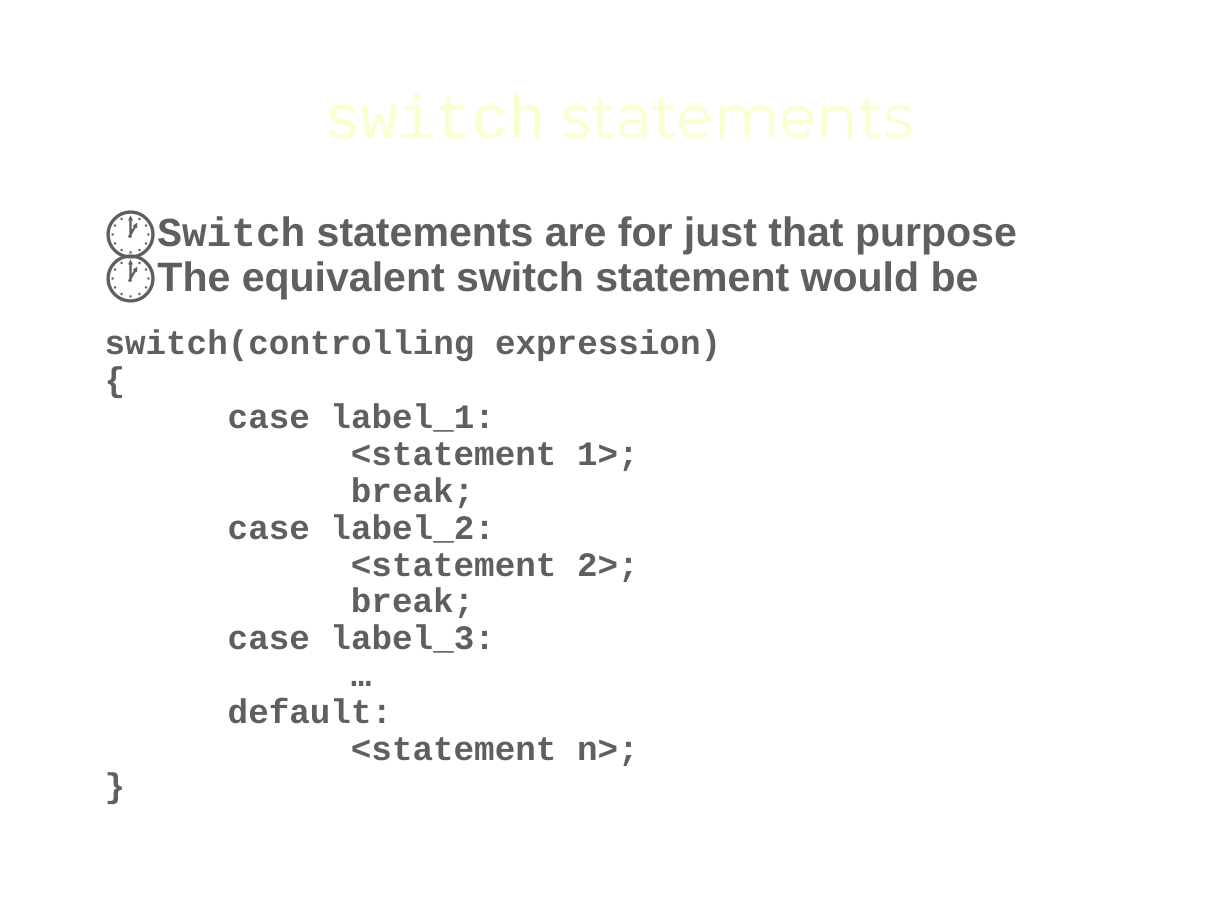
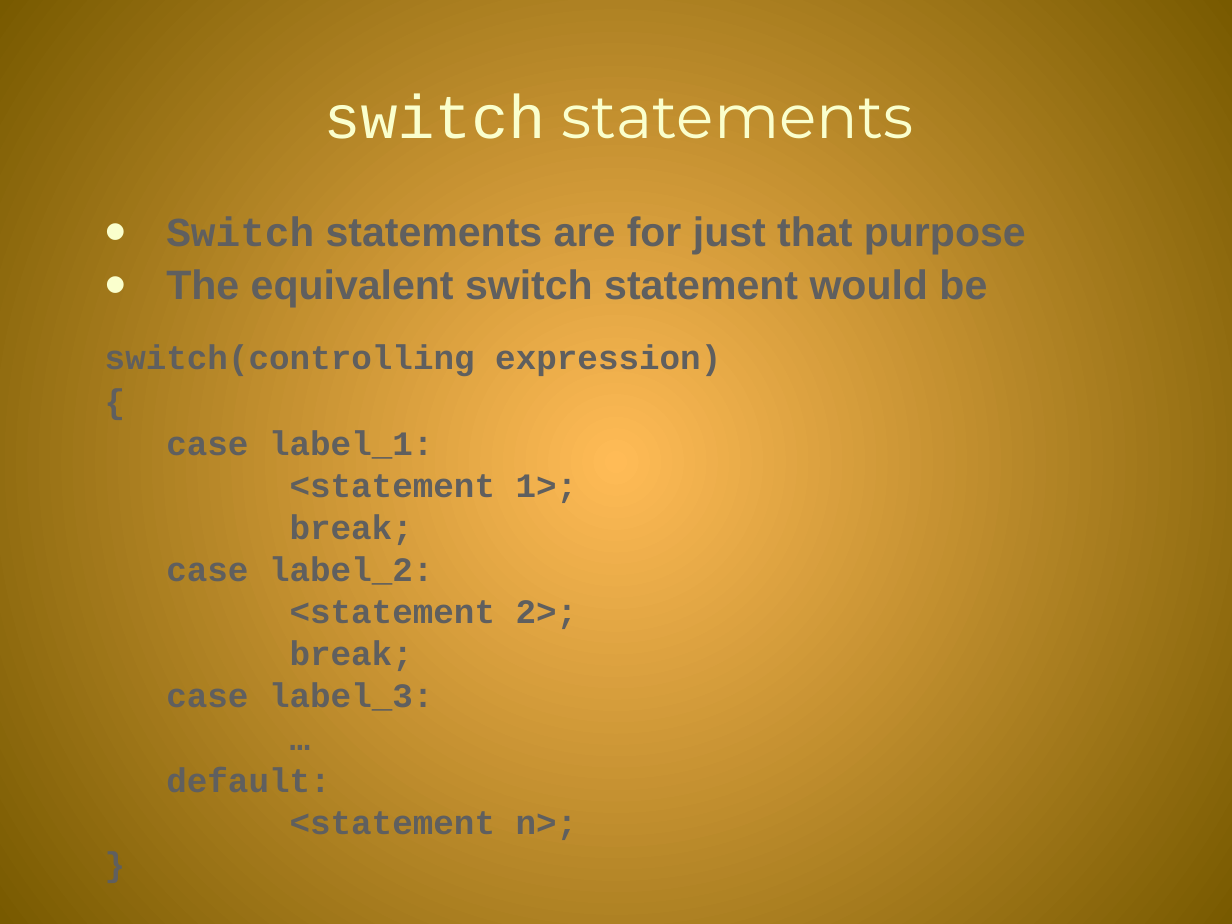
Before and after one commit to mjtrujillo10/Intro_To_C, a slide deck: slide 26 of 00_Lecture_Notes/Packet #3-16 - Control Structures.pptx. Drawn at 1232x924 pixels with LibreOffice and Linux fonts; fonts in the diff are those of the drawing; background and template pictures are left out. Boxes give left, top, right and bottom in pixels: in the first picture for what was removed or moved away, otherwise in the second. Text is boxed around its words. In the diff, an @@ line names an element or a change of style, - is before the commit and + after.

```diff
--- a/00_Lecture_Notes/Packet #3-16 - Control Structures.pptx
+++ b/00_Lecture_Notes/Packet #3-16 - Control Structures.pptx
@@ background #FFFFFF to gradient #FFBB57 to #795B00 @@
@@ text "Switch statements are for just ..." at (105,216,1026,840): bullet 🕐 to •; more space between paragraphs; indent changed @@
```
Also in this commit, not shown: 58 other slides changed, 11 other files.
